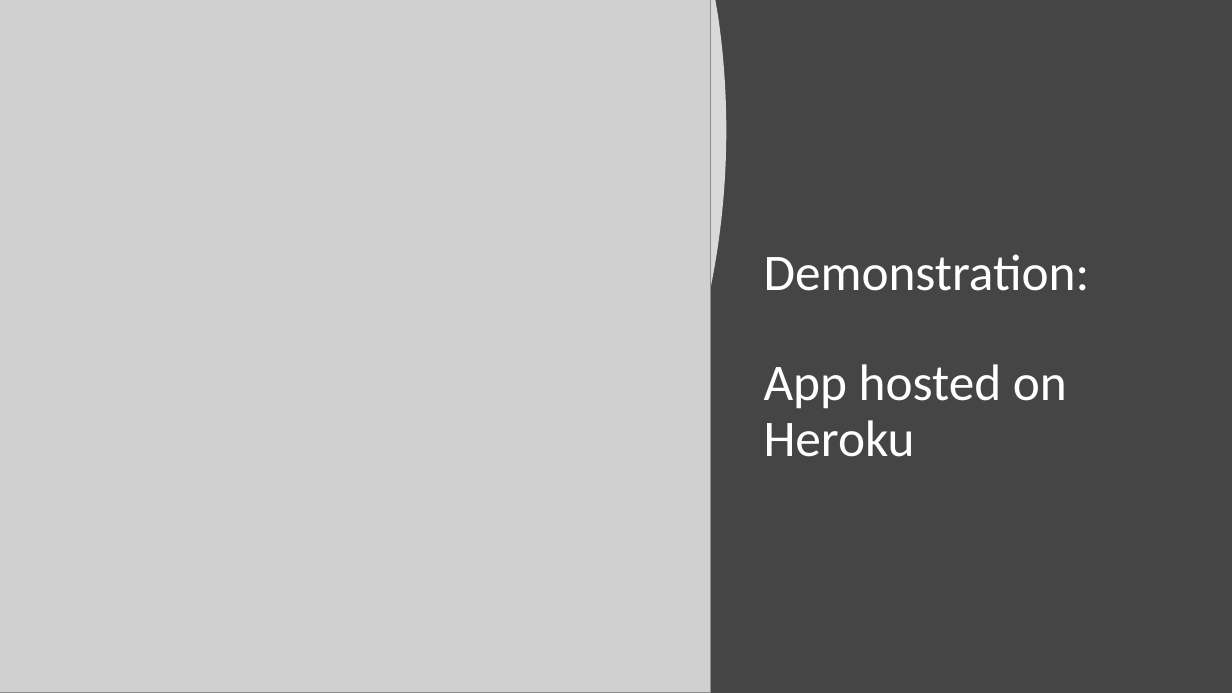
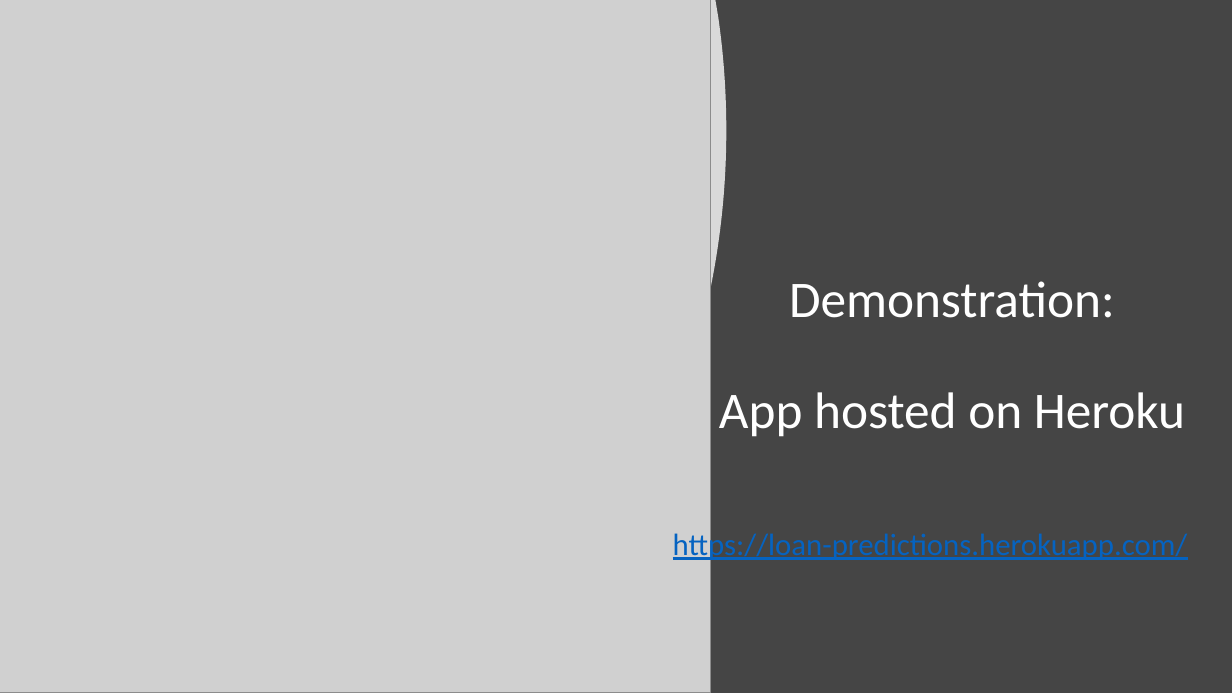
Before and after one commit to diazdez/Project-3, a slide deck: slide 14 of Loan approval project 3.pptx. Drawn at 1232x693 pixels with LibreOffice and Linux fonts; fonts in the diff are those of the drawing; grey boxes stand for pictures. Boxes give left, top, right and bottom in pixels: in the first picture for what was removed or moved away, otherwise in the second. Text is boxed around its words. In the diff, an @@ line names an element or a change of style, - is before the commit and + after.

```diff
--- a/Loan approval project 3.pptx
+++ b/Loan approval project 3.pptx
@@ title "Demonstration: App hosted on Heroku": place and size @@
-title "Demonstration: App hosted on Heroku" at (764, 254, 1090, 457)
+title "Demonstration: App hosted on Heroku" at (719, 281, 1185, 437)
@@ title "Demonstration: App hosted on Heroku" at (719, 281, 1185, 437): alignment left to centre @@
@@ text added at (673, 529, 1188, 563), 24 pt, text #0563C1, underline @@
+https://loan-predictions.herokuapp.com/
```
Also in this commit, not shown: 3 other slides changed.
